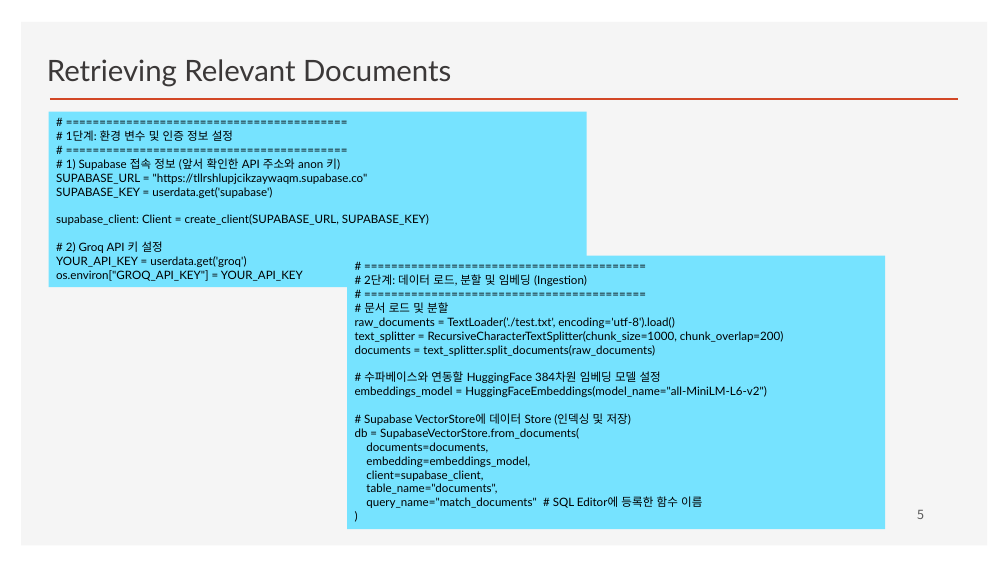
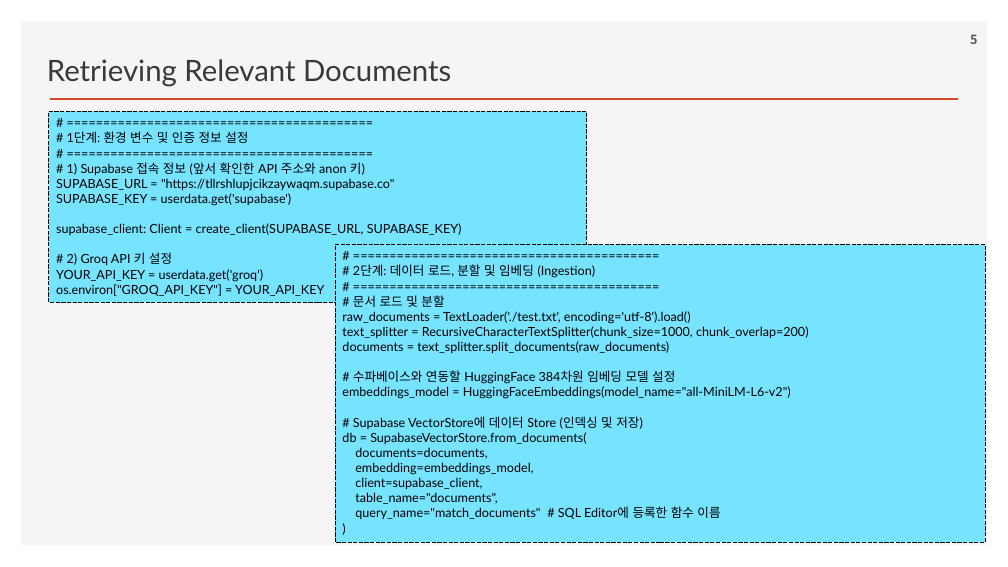
Before and after one commit to ancestor9/2026_Fall_Learning-Langchain-AI-Agent, a slide deck: slide 5 of ppts/CHAPTER 3 RAG Part II_Chatting with Your Data.pptx. Drawn at 1008x567 pixels with LibreOffice and Linux fonts; fonts in the diff are those of the drawing; background and template pictures are left out. Boxes give left, top, right and bottom in pixels: in the first picture for what was removed or moved away, otherwise in the second. Text is boxed around its words. In the diff, an @@ line names an element or a change of style, - is before the commit and + after.

```diff
--- a/ppts/CHAPTER 3 RAG Part II_Chatting with Your Data.pptx
+++ b/ppts/CHAPTER 3 RAG Part II_Chatting with Your Data.pptx
@@ page number: place and size @@
-page number at (917, 510, 924, 519)
+page number at (970, 34, 977, 44)
@@ page number at (970, 34, 977, 44): bold on @@
@@ rectangle "# ==========================================": place and size @@
-rectangle "# ==========================================" at (48, 112, 587, 287)
+rectangle "# ==========================================" at (48, 112, 587, 302)
@@ rectangle "# ==========================================" at (48, 112, 587, 302): size 11 to 12 pt; outline none to #000000 0.75 pt dashed @@
@@ rectangle "# ==========================================" at (335, 244, 985, 542): size 11 to 12 pt; outline none to #000000 0.75 pt dashed @@
@@ rectangle "# ==========================================": place and size @@
-rectangle "# ==========================================" at (347, 256, 885, 529)
+rectangle "# ==========================================" at (335, 244, 985, 542)
```
Also in this commit, not shown: 18 other slides changed.
